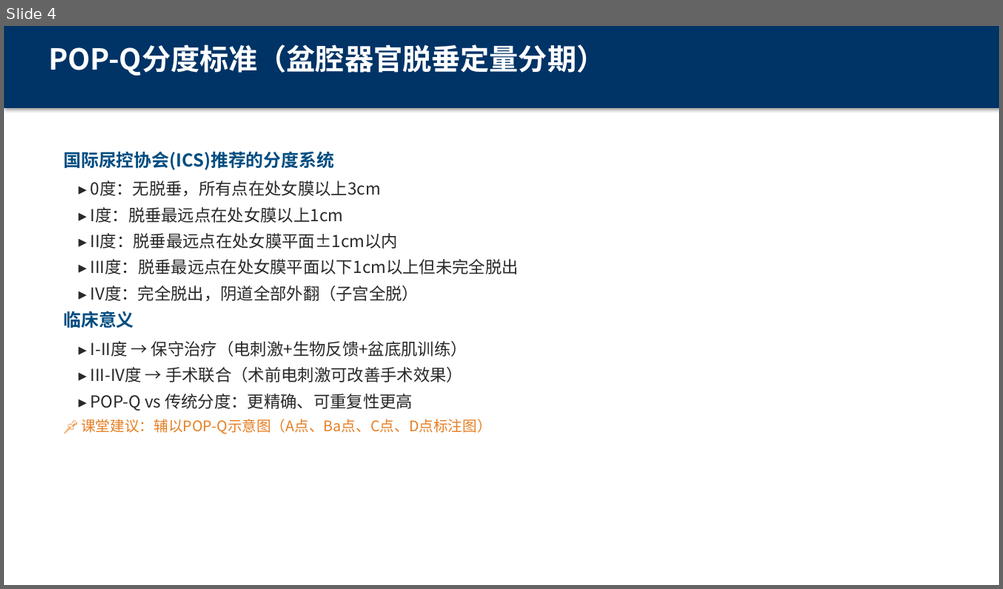
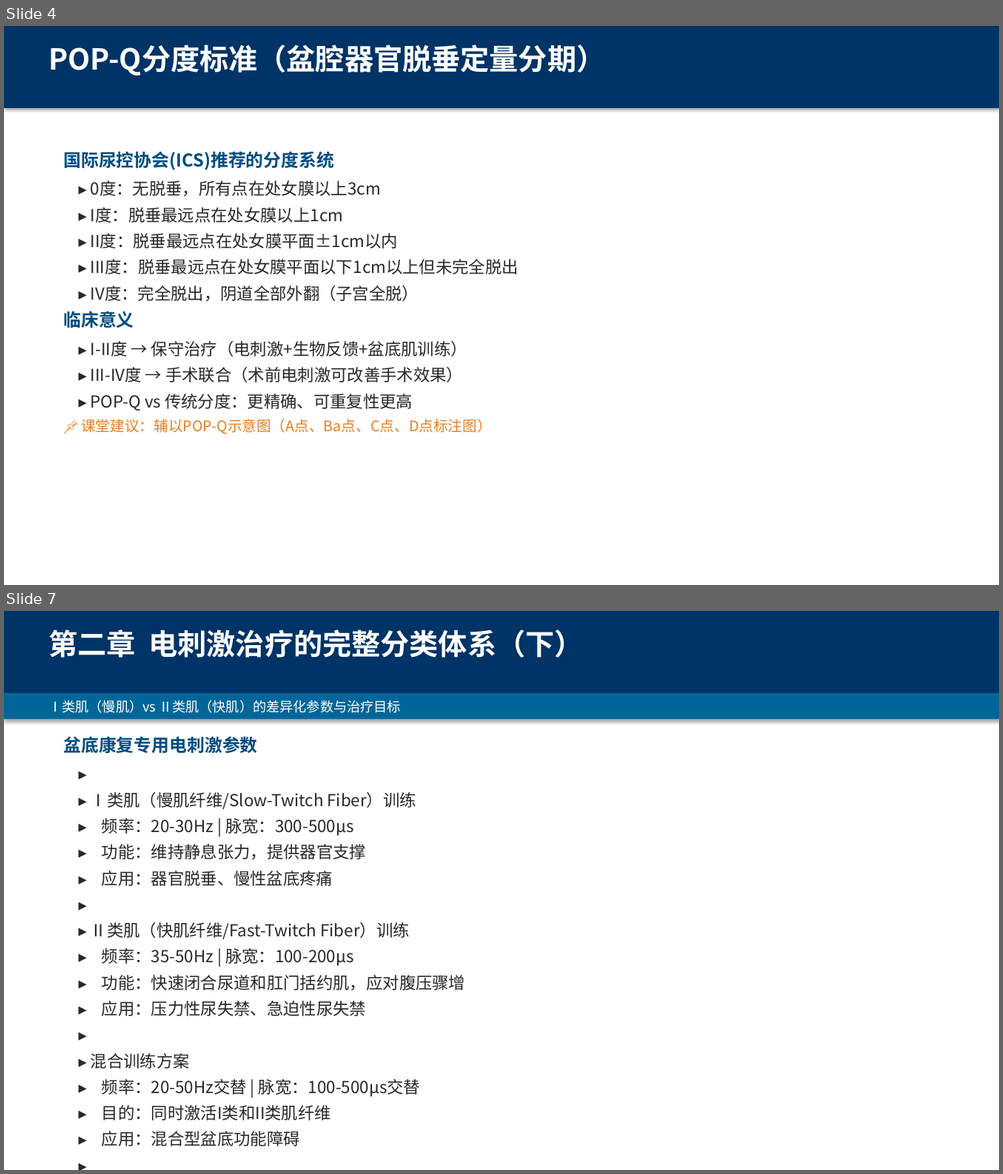
Before and after one commit to sandyoy/echoes, a slide deck: docs/圆爱康/02_培训材料/电刺激治疗与生物反馈-盆底康复培训_v4.0.pptx. Shown one above the other, each under a label of ours: slide 4 before the commit, slides 4 and 7 after it; the slides between them are not shown. The pictures are 1003x589 and 1003x1174 pixels, drawn with LibreOffice and Linux fonts; fonts in the diff are those of the drawing. Boxes give left, top, right and bottom in pixels: in the first picture for what was removed or moved away, otherwise in the second. Text is boxed around its words. In the diff, an @@ line names an element or a change of style, - is before the commit and + after.

```diff
--- a/docs/圆爱康/02_培训材料/电刺激治疗与生物反馈-盆底康复培训_v4.0.pptx
+++ b/docs/圆爱康/02_培训材料/电刺激治疗与生物反馈-盆底康复培训_v4.0.pptx
@@ slide 7 added at (4, 611, 999, 1170), background #FFFFFF @@
@@ rectangle added at (4, 611, 999, 693), fill #003366 @@
@@ text added at (48, 629, 583, 658), 28 pt, text #FFFFFF, bold @@
+第二章 电刺激治疗的完整分类体系（下）
@@ rectangle added at (4, 693, 999, 719), fill #006699 @@
@@ text added at (48, 700, 401, 713), 13 pt, text #FFFFFF @@
+Ⅰ类肌（慢肌）vs Ⅱ类肌（快肌）的差异化参数与治疗目标
@@ text added at (63, 736, 257, 753), 17 pt, text #004C80, bold @@
+盆底康复专用电刺激参数
@@ text added at (71, 760, 914, 786), 16 pt, text #282828 @@
+▸
@@ text added at (91, 792, 416, 809), 16 pt, text #282828 @@
+▸ Ⅰ类肌（慢肌纤维/Slow-Twitch Fiber）训练
@@ text added at (102, 818, 354, 836), 16 pt, text #282828 @@
+▸ 频率：20-30Hz | 脉宽：300-500μs
@@ text added at (102, 844, 367, 860), 16 pt, text #282828 @@
+▸ 功能：维持静息张力，提供器官支撑
@@ text added at (102, 871, 333, 886), 16 pt, text #282828 @@
+▸ 应用：器官脱垂、慢性盆底疼痛
@@ text added at (71, 891, 914, 917), 16 pt, text #282828 @@
+▸
@@ text added at (91, 923, 409, 940), 16 pt, text #282828 @@
+▸ Ⅱ类肌（快肌纤维/Fast-Twitch Fiber）训练
@@ text added at (102, 948, 354, 966), 16 pt, text #282828 @@
+▸ 频率：35-50Hz | 脉宽：100-200μs
@@ text added at (102, 975, 466, 991), 16 pt, text #282828 @@
+▸ 功能：快速闭合尿道和肛门括约肌，应对腹压骤增
@@ text added at (102, 1001, 366, 1017), 16 pt, text #282828 @@
+▸ 应用：压力性尿失禁、急迫性尿失禁
@@ text added at (71, 1022, 914, 1048), 16 pt, text #282828 @@
+▸
@@ text added at (91, 1054, 190, 1069), 16 pt, text #282828 @@
+▸ 混合训练方案
@@ text added at (102, 1079, 420, 1097), 16 pt, text #282828 @@
+▸ 频率：20-50Hz交替 | 脉宽：100-500μs交替
@@ text added at (102, 1105, 331, 1121), 16 pt, text #282828 @@
+▸ 目的：同时激活I类和II类肌纤维
@@ text added at (102, 1131, 300, 1147), 16 pt, text #282828 @@
+▸ 应用：混合型盆底功能障碍
@@ text added at (71, 1152, 914, 1170), 16 pt, text #282828 @@
+▸
```
Also in this commit, not shown: 2 other slides added, 1 slide removed.
